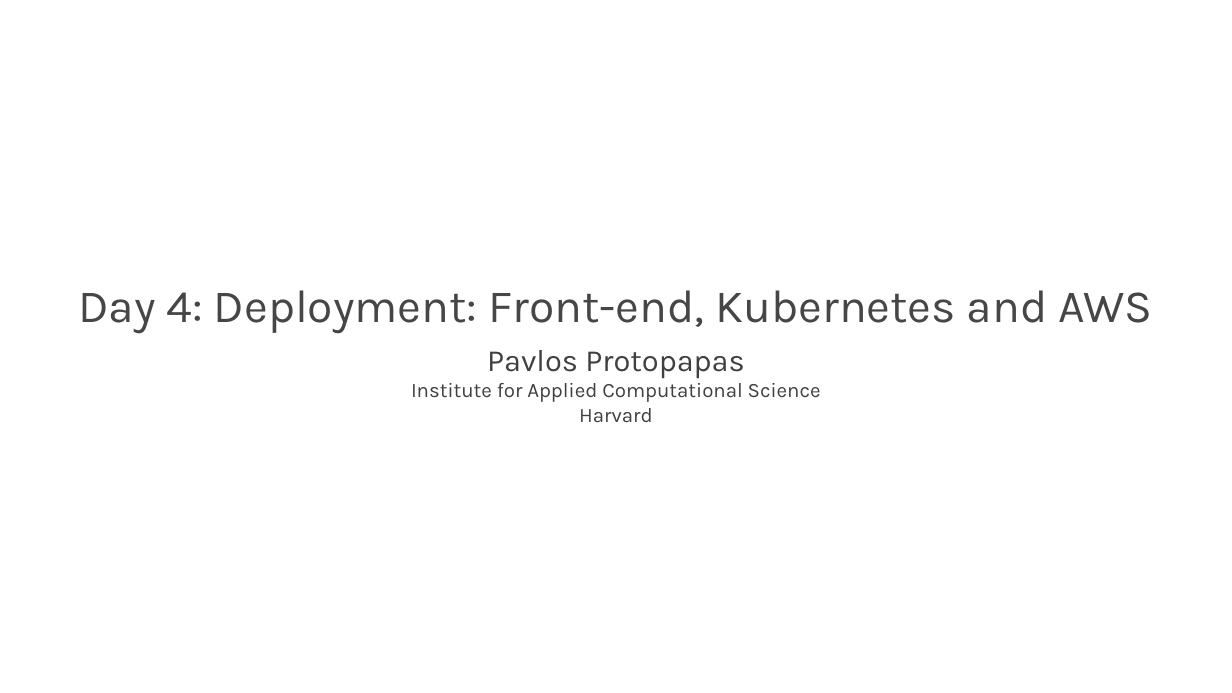
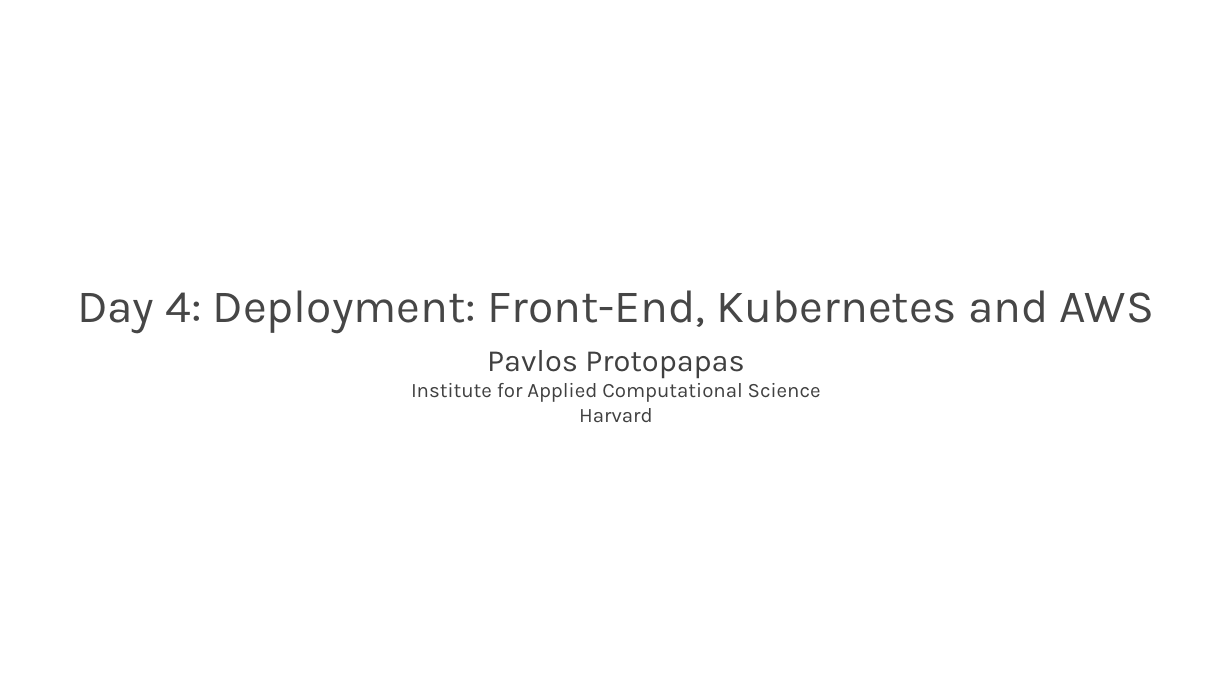
Before and after one commit to Harvard-IACS/2021-ComputeFest, a slide deck: slide 1 of Day 4/ComputeFest2021_Deployment.pptx. Drawn at 1232x693 pixels with LibreOffice and Linux fonts; fonts in the diff are those of the drawing; background and template pictures are left out. Boxes give left, top, right and bottom in pixels: in the first picture for what was removed or moved away, otherwise in the second. Text is boxed around its words. In the diff, an @@ line names an element or a change of style, - is before the commit and + after.

```diff
--- a/Day 4/ComputeFest2021_Deployment.pptx
+++ b/Day 4/ComputeFest2021_Deployment.pptx
@@ title at (x1=77, y1=290, x2=1154, y2=333): text changed @@
-Day 4: Deployment: Front-end, Kubernetes and AWS
+Day 4: Deployment: Front-End, Kubernetes and AWS
```
Also in this commit, not shown: 5 other slides changed, 1 slide added, 1 other file.
